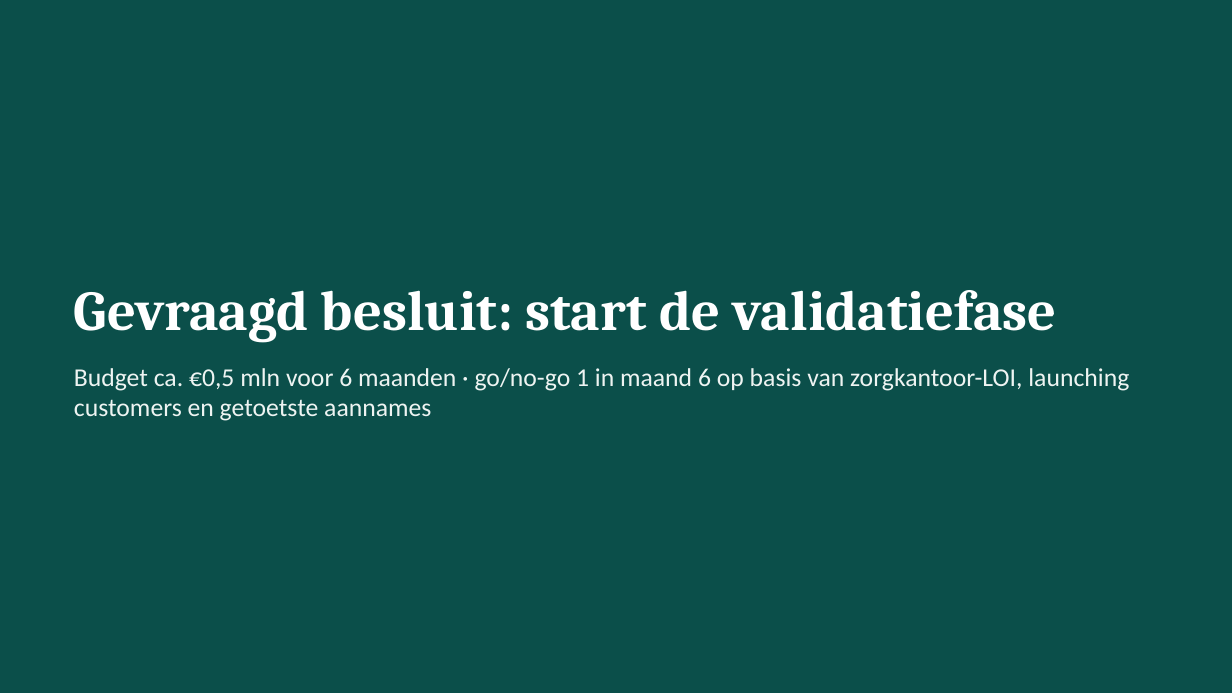
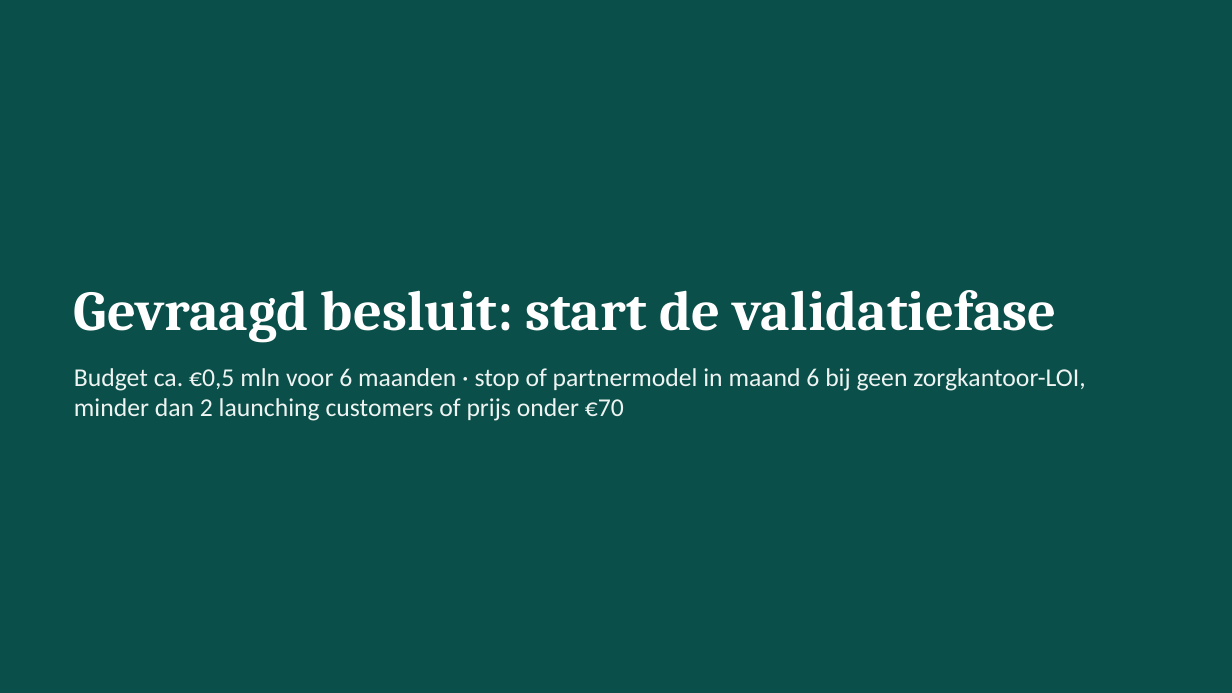
Before and after one commit to robruijn/Four-Seasons-Rome-2026, a slide deck: slide 31 of AgeTech_kansen_Nederland.pptx (slide 30 before the commit). Drawn at 1232x693 pixels with LibreOffice and Linux fonts; fonts in the diff are those of the drawing. Boxes give left, top, right and bottom in pixels: in the first picture for what was removed or moved away, otherwise in the second. Text is boxed around its words. In the diff, an @@ line names an element or a change of style, - is before the commit and + after.

```diff
--- a/AgeTech_kansen_Nederland.pptx
+++ b/AgeTech_kansen_Nederland.pptx
@@ text at [74, 368, 1085, 421]: text changed @@
-Budget ca. €0,5 mln voor 6 maanden · go/no-go 1 in maand 6 op basis van zorgkantoor-LOI, launching customers en getoetste aannames
+Budget ca. €0,5 mln voor 6 maanden · stop of partnermodel in maand 6 bij geen zorgkantoor-LOI, minder dan 2 launching customers of prijs onder €70
```
Also in this commit, not shown: 8 other slides changed, 1 slide added.
